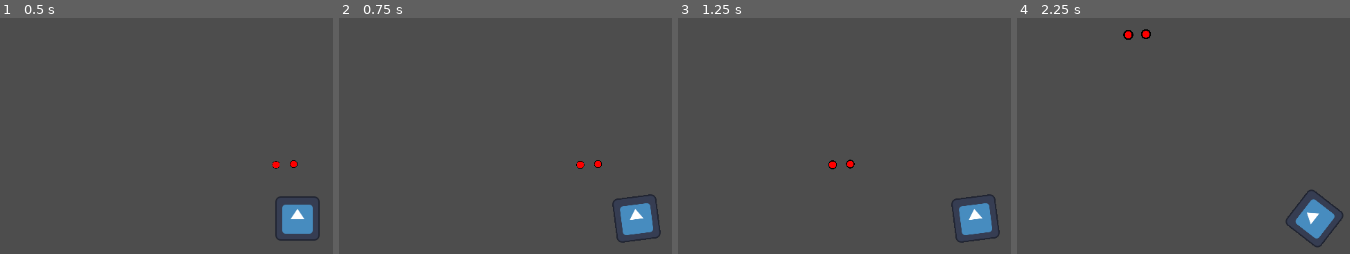
Above: before the commit, frames 1-4 (left to right).
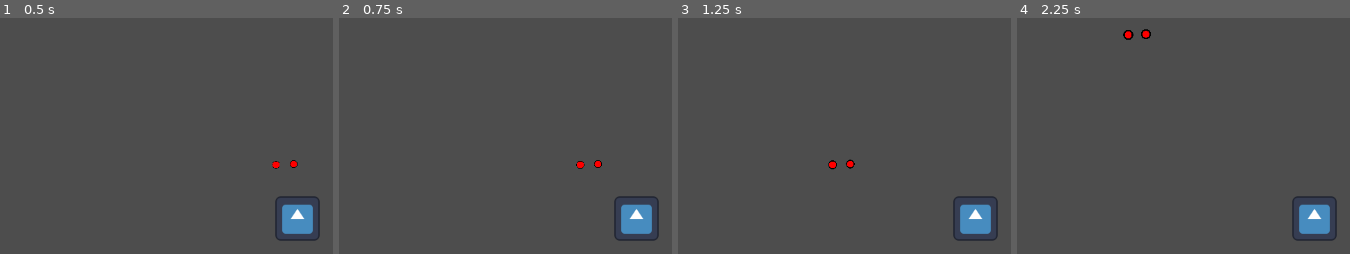
Above: after the commit, the same moments.

Repository: Danco21/Pirate-Software-Game-Jam-2024-Redux
Game: Godot game, scene res://world_test.tscn
Two runs of this game, one before a commit and one after it. Both use one fixed random seed, a clock stepped at 60 frames per second and the inputs below. The project has no main scene, so this scene is started directly. The engine's default icon, where the game draws it, is replaced by a stand-in: a white triangle on a blue panel in a dark square.
Inputs (mouse positions are in pixels of both pictures, inside the frame that each line leads up to):
- Up to frame 1 (0.5 s): no input
- Up to frame 2 (0.75 s): tap Enter at 0.5 s; move the mouse to (outside the picture) at 0.52 s; hold Right (ui_right) from 0.53 s (still down)
- Up to frame 3 (1.25 s): keep holding Right (ui_right)
- Up to frame 4 (2.25 s): move the mouse to (1153, 239) at 1.27 s; release Right (ui_right) at 1.28 s; hold Down (ui_down) 1.28-2.03 s; tap Space at 2 s; move the mouse to (outside the picture) at 2.02 s; hold Right (ui_right) from 2.03 s (still down)

Frame 1 is identical in both runs. In frame 2, 0.5% of the frame differs, in the area x 81-97%, y 74-96%; in frame 3, 0.5%; in frame 4, 1.1%, in the area x 80-98%, y 72-98%.

Commit message:
Player Scene Changes
-Remove the gravity code that was commented
-Remove the "look_at" that controls the player rotation with the mouse.
- Added WASD controls

Diff:
--- a/player_character.gd
+++ b/player_character.gd
@@ -3,9 +3,6 @@
 
 const SPEED = 500.0
 const JUMP_VELOCITY = -400.0
-
-# Get the gravity from the project settings to be synced with RigidBody nodes.
-var gravity = ProjectSettings.get_setting("physics/2d/default_gravity")
 
 
 func _physics_process(delta):
@@ -23,4 +20,3 @@
 		velocity.y = move_toward(velocity.y, 0, SPEED)
 
 	move_and_slide()
-	look_at(get_global_mouse_position())
--- a/project.godot
+++ b/project.godot
@@ -13,3 +13,38 @@
 config/name="GameJam2024-1"
 config/features=PackedStringArray("4.2", "Forward Plus")
 config/icon="res://icon.svg"
+
+[input]
+
+ui_left={
+"deadzone": 0.5,
+"events": [Object(InputEventKey,"resource_local_to_scene":false,"resource_name":"","device":0,"window_id":0,"alt_pressed":false,"shift_pressed":false,"ctrl_pressed":false,"meta_pressed":false,"pressed":false,"keycode":4194319,"physical_keycode":0,"key_label":0,"unicode":0,"echo":false,"script":null)
+, Object(InputEventJoypadButton,"resource_local_to_scene":false,"resource_name":"","device":0,"button_index":13,"pressure":0.0,"pressed":false,"script":null)
+, Object(InputEventJoypadMotion,"resource_local_to_scene":false,"resource_name":"","device":0,"axis":0,"axis_value":-1.0,"script":null)
+, Object(InputEventKey,"resource_local_to_scene":false,"resource_name":"","device":-1,"window_id":0,"alt_pressed":false,"shift_pressed":false,"ctrl_pressed":false,"meta_pressed":false,"pressed":false,"keycode":0,"physical_keycode":65,"key_label":0,"unicode":97,"echo":false,"script":null)
+]
+}
+ui_right={
+"deadzone": 0.5,
+"events": [Object(InputEventKey,"resource_local_to_scene":false,"resource_name":"","device":0,"window_id":0,"alt_pressed":false,"shift_pressed":false,"ctrl_pressed":false,"meta_pressed":false,"pressed":false,"keycode":4194321,"physical_keycode":0,"key_label":0,"unicode":0,"echo":false,"script":null)
+, Object(InputEventJoypadButton,"resource_local_to_scene":false,"resource_name":"","device":0,"button_index":14,"pressure":0.0,"pressed":false,"script":null)
+, Object(InputEventJoypadMotion,"resource_local_to_scene":false,"resource_name":"","device":0,"axis":0,"axis_value":1.0,"script":null)
+, Object(InputEventKey,"resource_local_to_scene":false,"resource_name":"","device":-1,"window_id":0,"alt_pressed":false,"shift_pressed":false,"ctrl_pressed":false,"meta_pressed":false,"pressed":false,"keycode":0,"physical_keycode":68,"key_label":0,"unicode":100,"echo":false,"script":null)
+]
+}
+ui_up={
+"deadzone": 0.5,
+"events": [Object(InputEventKey,"resource_local_to_scene":false,"resource_name":"","device":0,"window_id":0,"alt_pressed":false,"shift_pressed":false,"ctrl_pressed":false,"meta_pressed":false,"pressed":false,"keycode":4194320,"physical_keycode":0,"key_label":0,"unicode":0,"echo":false,"script":null)
+, Object(InputEventJoypadButton,"resource_local_to_scene":false,"resource_name":"","device":0,"button_index":11,"pressure":0.0,"pressed":false,"script":null)
+, Object(InputEventJoypadMotion,"resource_local_to_scene":false,"resource_name":"","device":0,"axis":1,"axis_value":-1.0,"script":null)
+, Object(InputEventKey,"resource_local_to_scene":false,"resource_name":"","device":-1,"window_id":0,"alt_pressed":false,"shift_pressed":false,"ctrl_pressed":false,"meta_pressed":false,"pressed":false,"keycode":0,"physical_keycode":87,"key_label":0,"unicode":119,"echo":false,"script":null)
+]
+}
+ui_down={
+"deadzone": 0.5,
+"events": [Object(InputEventKey,"resource_local_to_scene":false,"resource_name":"","device":0,"window_id":0,"alt_pressed":false,"shift_pressed":false,"ctrl_pressed":false,"meta_pressed":false,"pressed":false,"keycode":4194322,"physical_keycode":0,"key_label":0,"unicode":0,"echo":false,"script":null)
+, Object(InputEventJoypadButton,"resource_local_to_scene":false,"resource_name":"","device":0,"button_index":12,"pressure":0.0,"pressed":false,"script":null)
+, Object(InputEventJoypadMotion,"resource_local_to_scene":false,"resource_name":"","device":0,"axis":1,"axis_value":1.0,"script":null)
+, Object(InputEventKey,"resource_local_to_scene":false,"resource_name":"","device":-1,"window_id":0,"alt_pressed":false,"shift_pressed":false,"ctrl_pressed":false,"meta_pressed":false,"pressed":false,"keycode":0,"physical_keycode":83,"key_label":0,"unicode":115,"echo":false,"script":null)
+]
+}
